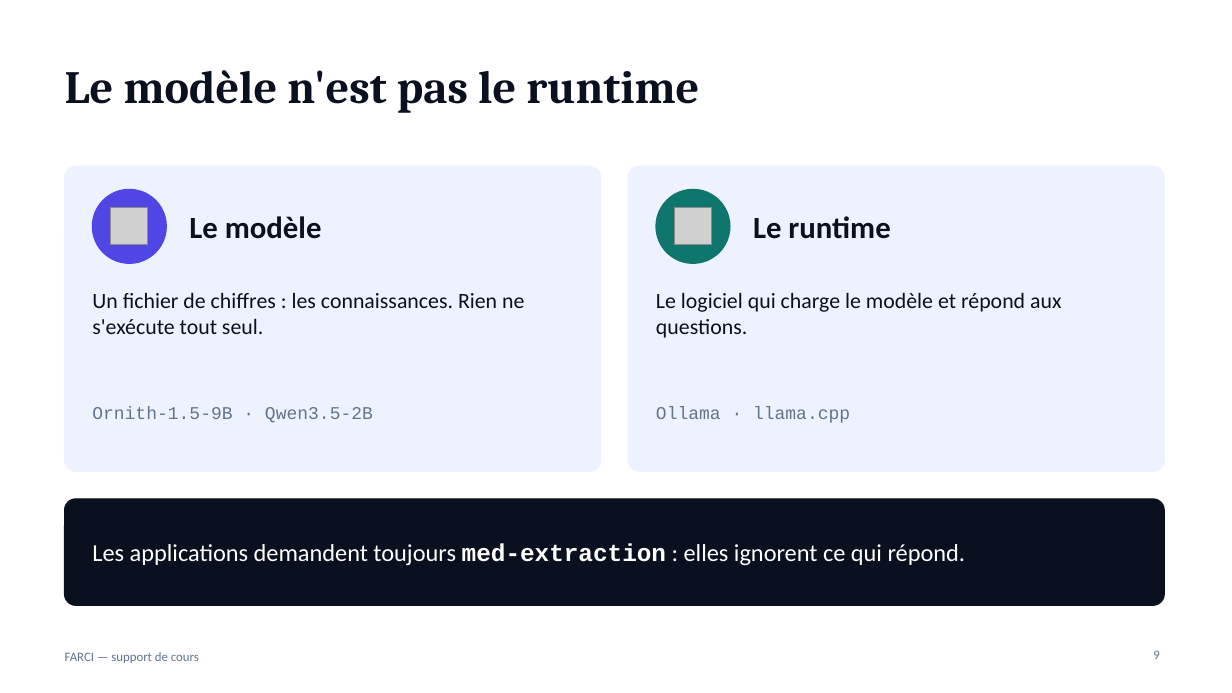
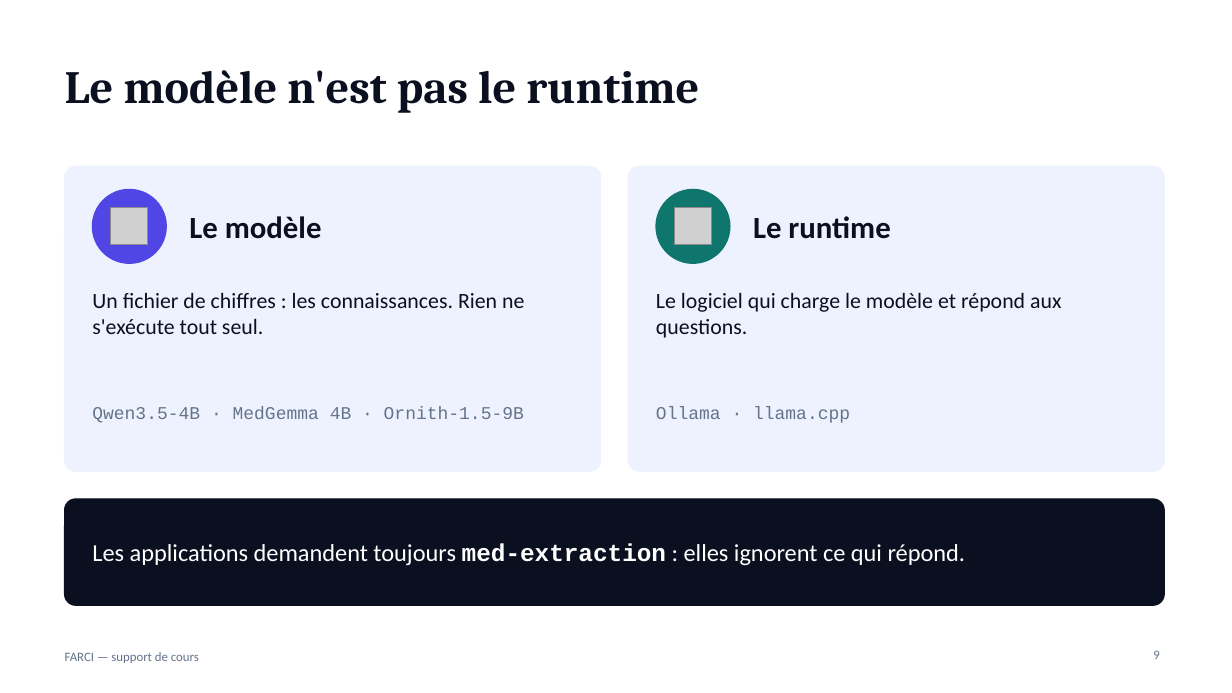
Before and after one commit to jdanion/FARCI, a slide deck: slide 9 of docs/support/FARCI-support-de-cours.pptx. Drawn at 1232x693 pixels with LibreOffice and Linux fonts; fonts in the diff are those of the drawing; grey boxes stand for pictures. Boxes give left, top, right and bottom in pixels: in the first picture for what was removed or moved away, otherwise in the second. Text is boxed around its words. In the diff, an @@ line names an element or a change of style, - is before the commit and + after.

```diff
--- a/docs/support/FARCI-support-de-cours.pptx
+++ b/docs/support/FARCI-support-de-cours.pptx
@@ text at (x1=92, y1=407, x2=524, y2=423): text changed @@
-Ornith-1.5-9B · Qwen3.5-2B
+Qwen3.5-4B · MedGemma 4B · Ornith-1.5-9B
```
Also in this commit, not shown: 2 other slides changed, 22 slides added, 4 other files.
